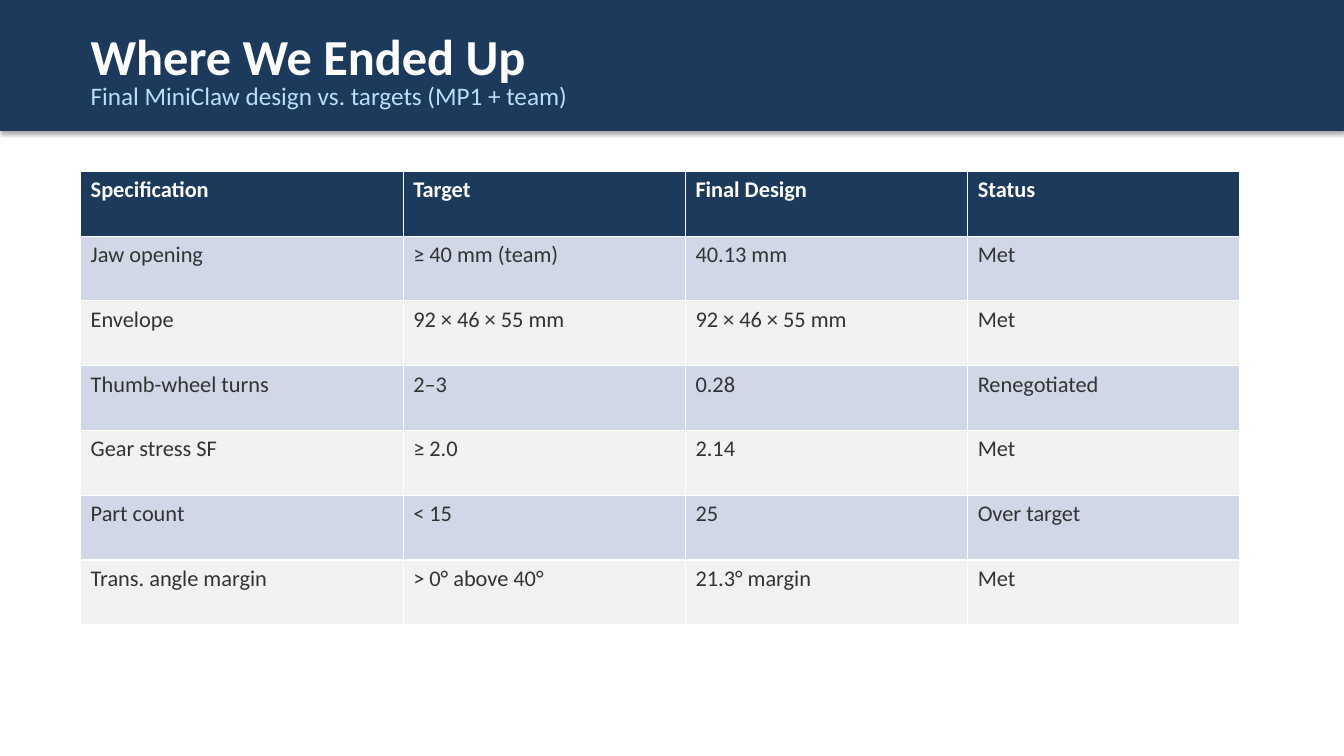
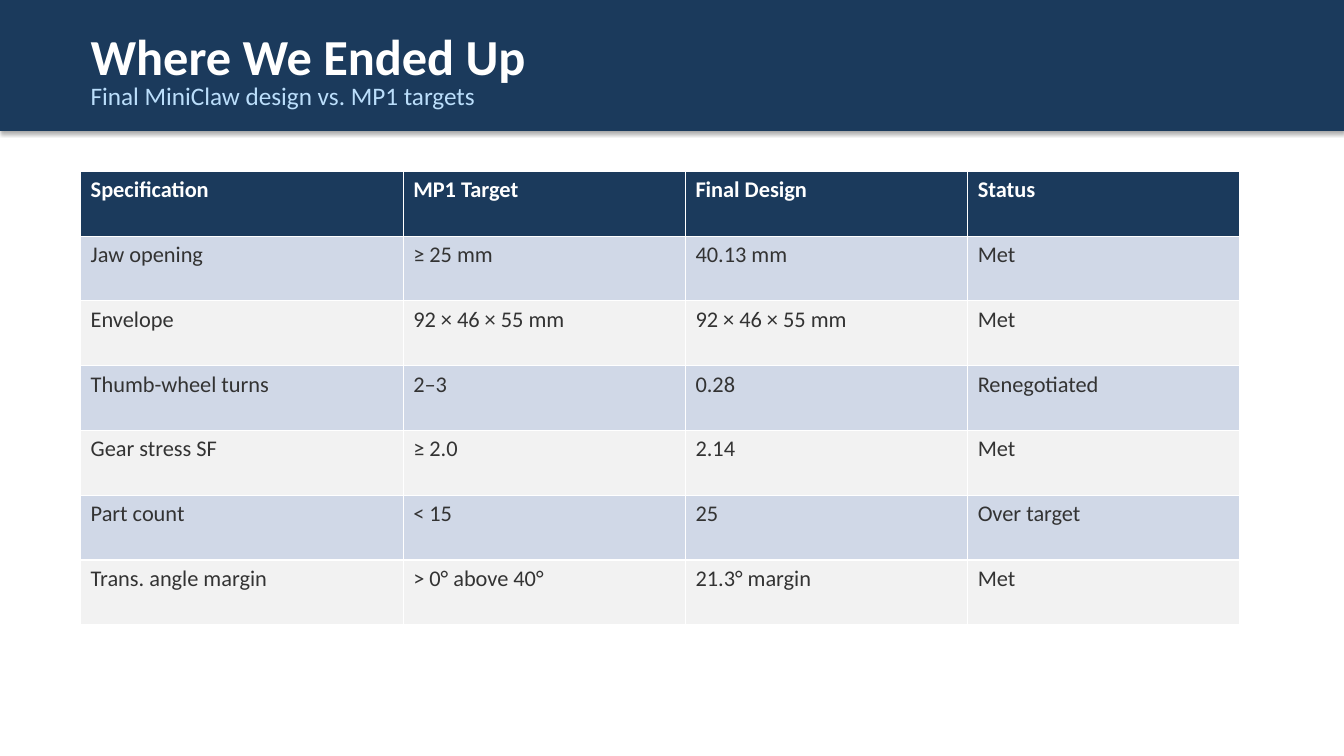
Before and after one commit to DavidR734/ai-in-pd-spring2026-2, a slide deck: slide 3 of MP5/slides.pptx. Drawn at 1344x756 pixels with LibreOffice and Linux fonts; fonts in the diff are those of the drawing. Boxes give left, top, right and bottom in pixels: in the first picture for what was removed or moved away, otherwise in the second. Text is boxed around its words. In the diff, an @@ line names an element or a change of style, - is before the commit and + after.

```diff
--- a/MP5/slides.pptx
+++ b/MP5/slides.pptx
@@ text at (91, 87, 475, 110): text changed @@
-Final MiniClaw design vs. targets (MP1 + team)
+Final MiniClaw design vs. MP1 targets
@@ table at (81, 171, 1240, 625) @@
-row 1, column 2: Target
+row 1, column 2: MP1 Target
-row 2, column 2: ≥ 40 mm (team)
+row 2, column 2: ≥ 25 mm
```
Also in this commit, not shown: 5 other slides changed, 2 other files.
